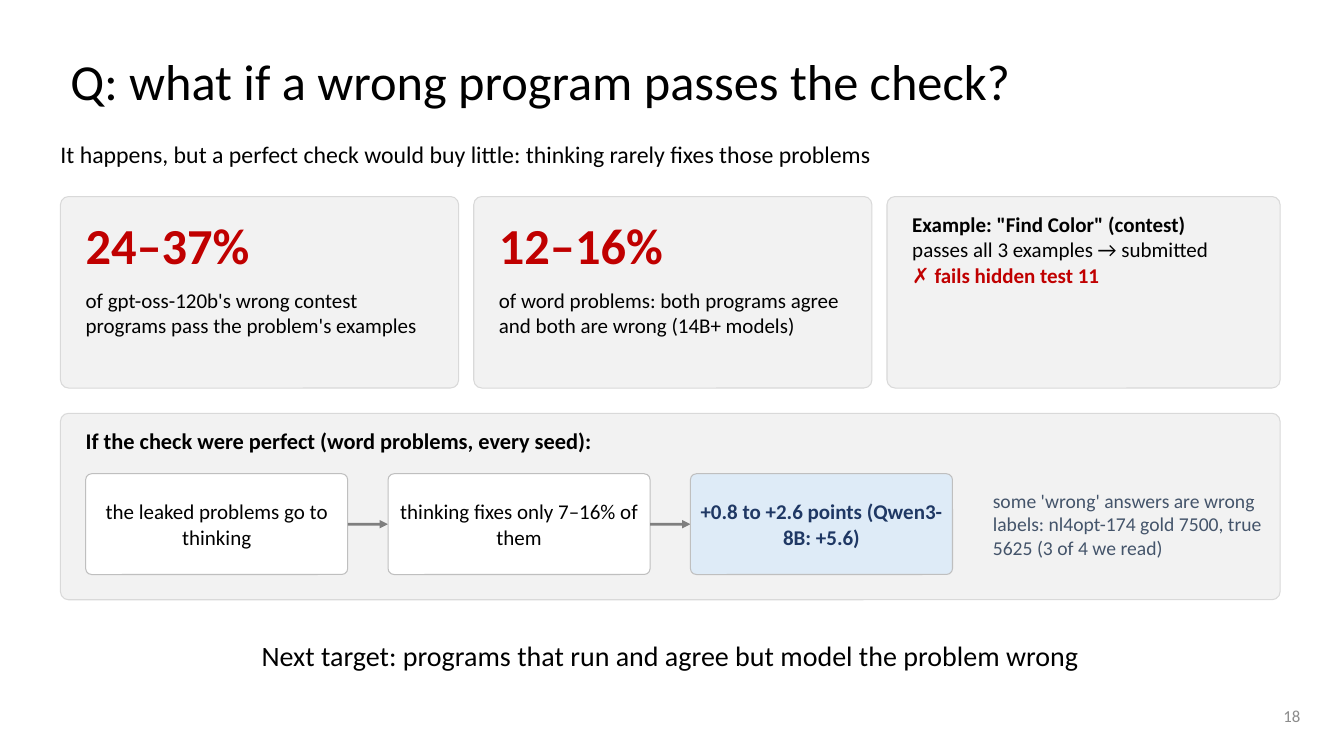
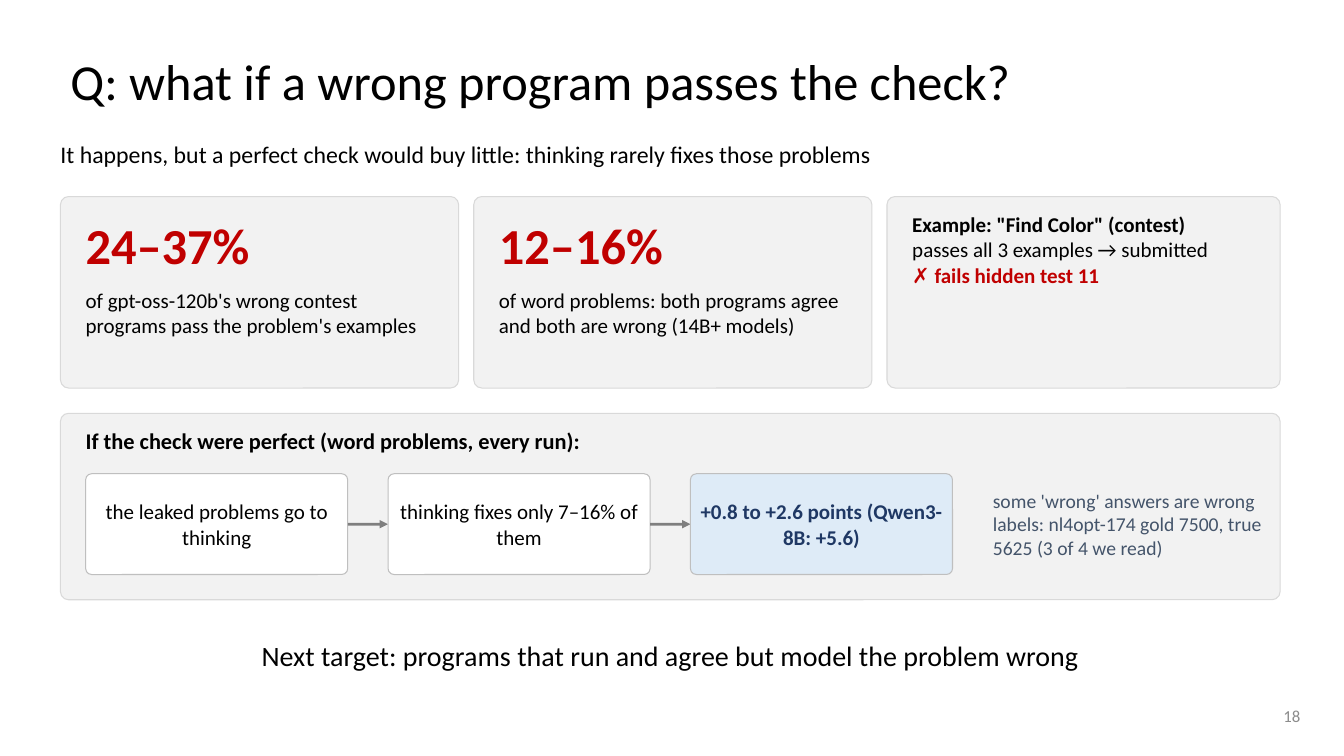
Before and after one commit to dlwns147/CSED490E_Project_Team5, a slide deck: slide 18 of Proposal_Team5.pptx. Drawn at 1344x756 pixels with LibreOffice and Linux fonts; fonts in the diff are those of the drawing. Boxes give left, top, right and bottom in pixels: in the first picture for what was removed or moved away, otherwise in the second. Text is boxed around its words. In the diff, an @@ line names an element or a change of style, - is before the commit and + after.

```diff
--- a/Proposal_Team5.pptx
+++ b/Proposal_Team5.pptx
@@ text at (86, 432, 580, 453): text changed @@
-If the check were perfect (word problems, every seed):
+If the check were perfect (word problems, every run):
```
Also in this commit, not shown: 8 other slides changed, 3 other files.
